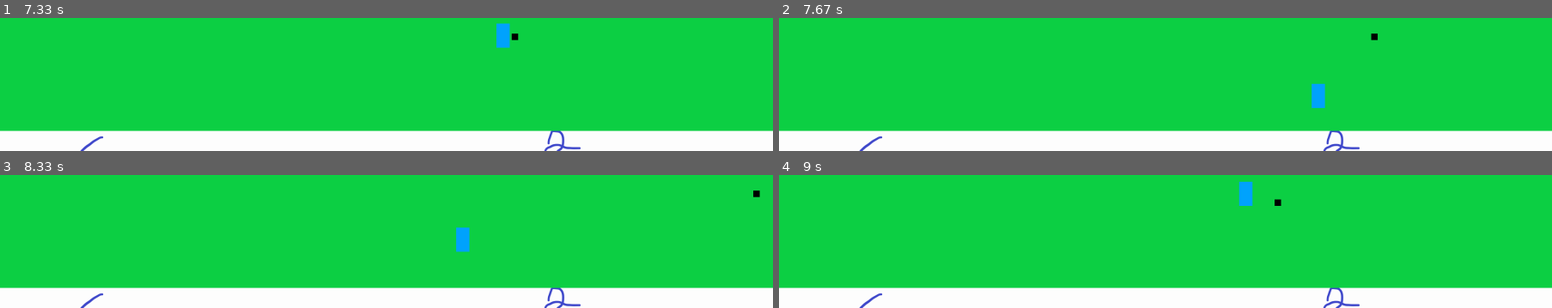
Above: before the commit, frames 1-4 (two rows, left to right).
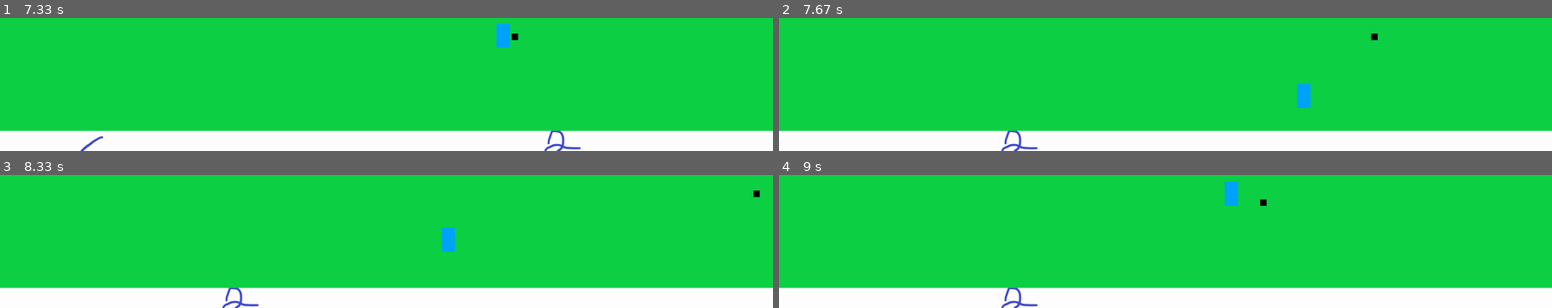
Above: after the commit, the same moments.

Repository: weallbinna/smrphne
Game: pygame game, started from index.py
Two runs of this game, one before a commit and one after it. Both use one fixed random seed, a clock stepped at 60 frames per second and the inputs below.
Inputs:
- Up to frame 1 (7.33 s): hold Right 0.33-0.8 s; hold Right 0.83-1.3 s; tap Space at 0.9, 1.2, 1.4, 1.7, 1.97, 2.27, 2.4, 2.7, 3.07, 3.37, 3.57, 3.87, 4.07, 4.37, 4.57, 4.87, 5.13, 5.43, 5.57, 5.87, 6.23, 6.53, 6.73, 7.03, 7.23 s; tap Z at 0.98, 2.48, 4.15, 5.65, 7.32 s; hold Left 1.33-1.87 s; hold Left 1.9-2.3 s; hold Right 2.33-2.97 s; hold Left 3-3.47 s; hold Right 3.5-3.97 s; hold Right 4-4.47 s; hold Left 4.5-5.03 s; hold Left 5.07-5.47 s; hold Right 5.5-6.13 s; hold Left 6.17-6.63 s; hold Right 6.67-7.13 s; hold Right from 7.17 s (still down)
- Up to frame 2 (7.67 s): tap Space at 7.53 s; release Right at 7.63 s
- Up to frame 3 (8.33 s): hold Left 7.67-8.2 s; tap Space at 7.73, 8.03, 8.3 s; hold Left from 8.23 s (still down)
- Up to frame 4 (9 s): tap Space at 8.6, 8.73 s; release Left at 8.63 s; hold Right from 8.67 s (still down); tap Z at 8.82 s

Frame 1 is identical in both runs. In frame 2, 1.2% of the frame differs, in the area x 10-76%, y 49-100%; in frame 3, 1.2%; in frame 4, 1.3%, in the area x 10-76%, y 5-100%.

Commit message:
duck popping up and pushes our character

Diff:
--- a/index.py
+++ b/index.py
@@ -50,7 +50,7 @@
 duck_size = duck.get_rect().size
 duck_width = duck_size[0]
 duck_height = duck_size[1]
-duck_x_pos = (screen_width)
+duck_x_pos = (screen_width)-300
 duck_y_pos = screen_height-stage_height-duck_height
 duck_pop = False
 
@@ -78,6 +78,7 @@
 
 lvl = 0
 tick = 0
+effct = False
 #이벤트 루프
 running = True #게임이 진행중인가
 while running :
@@ -123,6 +124,9 @@
 
 	if lvl == 3:
 		duck_pop = True
+		if not effct:
+			character_x_pos -= 1000
+			effct = True
 	else:
 		duck_pop = False
 	#총알 이동
@@ -153,8 +157,8 @@
 					if duck_pop:
 						duck_x_pos+=100
 
-		elif character_x_pos > screen_width-character_width-100:
-			character_x_pos = screen_width-character_width-100
+		elif character_x_pos > screen_width-character_width-600:
+			character_x_pos = screen_width-character_width-600
 			if stage_x <= stage_x2:  #앞으로 가기
 				if stage_x>-(stage_size[0]):
 					stage_x-=100
